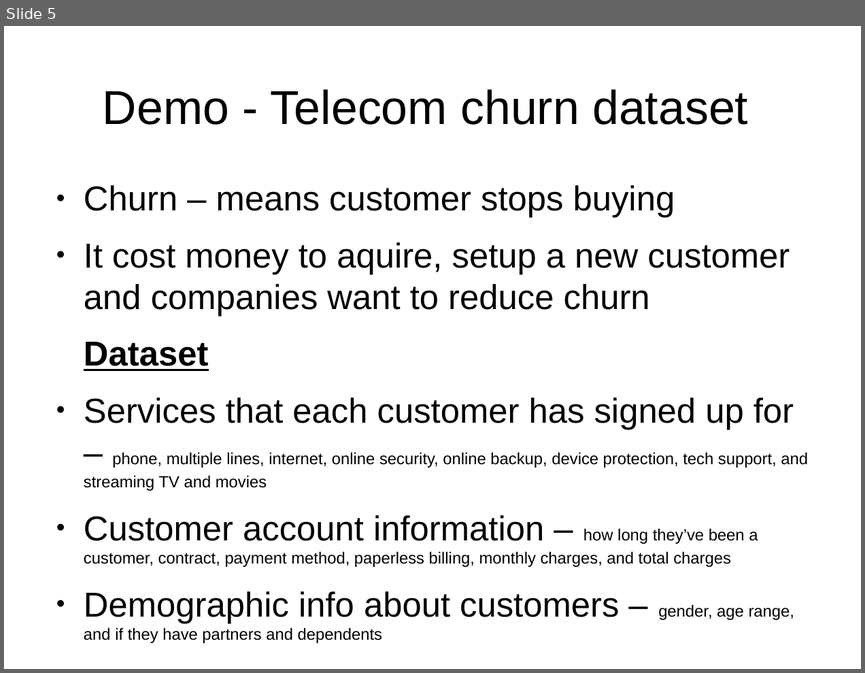
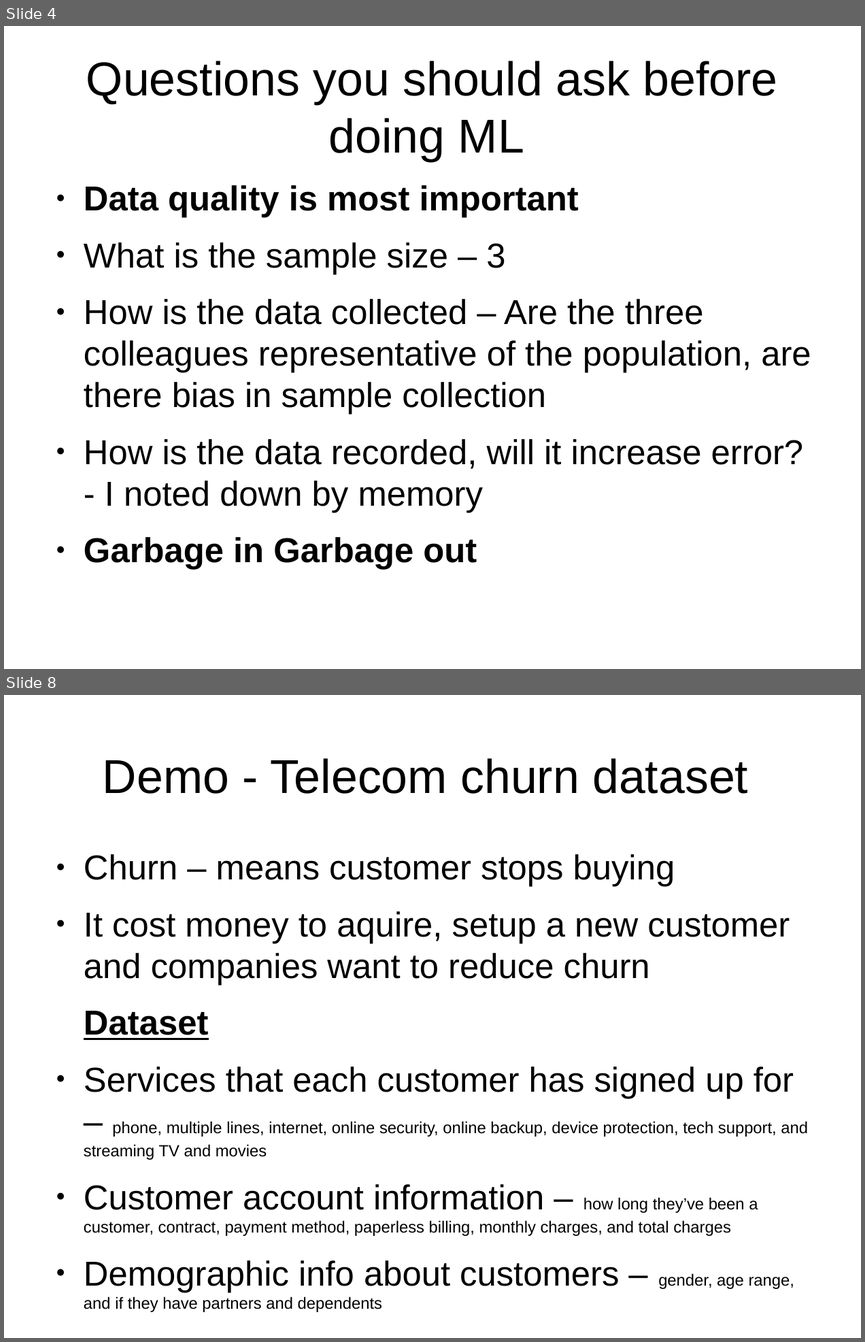
Before and after one commit to leexa90/ML_course_BII, a slide deck: opening_slides.odp. Shown one above the other, each under a label of ours: slide 5 before the commit, slides 4 and 8 after it; the slides between them are not shown. The pictures are 865x673 and 865x1342 pixels, drawn with LibreOffice and Linux fonts; fonts in the diff are those of the drawing. Boxes give left, top, right and bottom in pixels: in the first picture for what was removed or moved away, otherwise in the second. Text is boxed around its words. In the diff, an @@ line names an element or a change of style, - is before the commit and + after.

```diff
--- a/opening_slides.odp
+++ b/opening_slides.odp
@@ slide 4 added at (4,26,861,669), background #FFFFFF @@
@@ title added at (86,61,777,161), 44 pt, text #000000 @@
+Questions you should ask before doing ML
@@ text added at (84,185,810,563), 32 pt, text #000000 @@
+● Data quality is most important
+● What is the sample size – 3
+● How is the data collected – Are the three colleagues representative of the population, are there bias in sample collection
+● How is the data recorded, will it increase error? - I noted down by memory
+● Garbage in Garbage out
@@ what was slide 5 is now slide 8 @@
```
Also in this commit, not shown: 5 slides changed, 3 other slides added, 5 other files.
